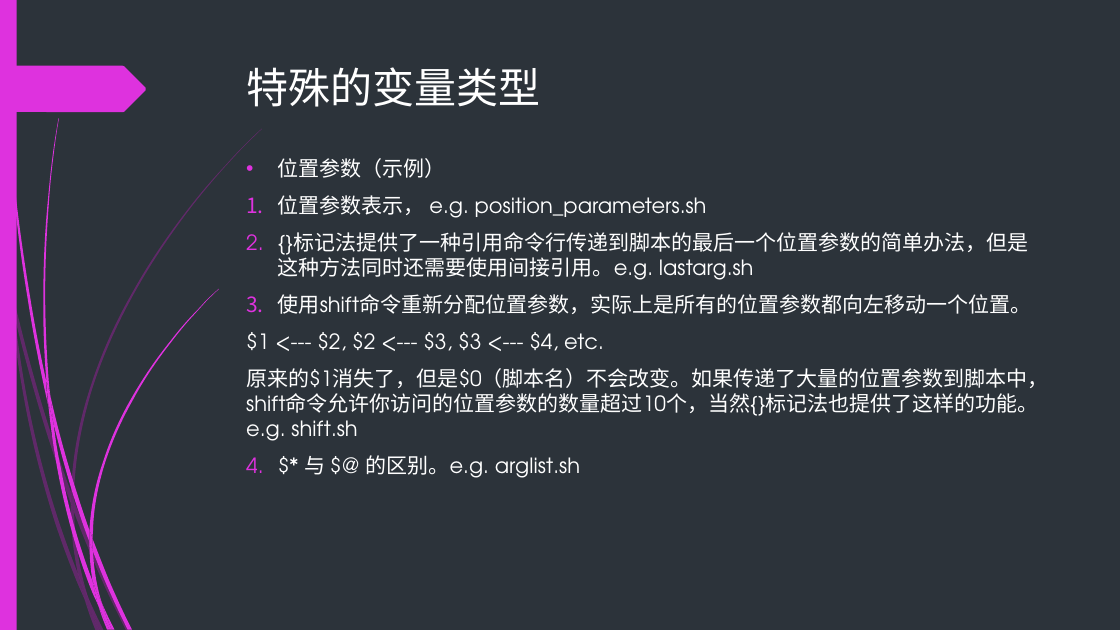
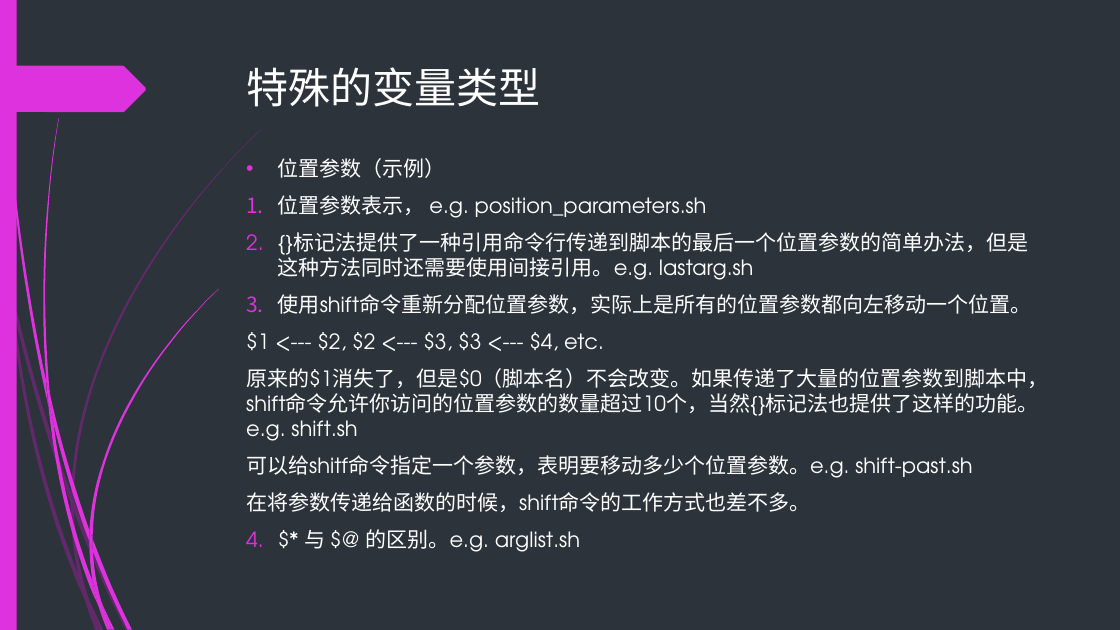
Before and after one commit to backup-ci/abs-train, a slide deck: slide 22 of Bash-scripting-guid.pptx. Drawn at 1120x630 pixels with LibreOffice and Linux fonts; fonts in the diff are those of the drawing. Boxes give left, top, right and bottom in pixels: in the first picture for what was removed or moved away, otherwise in the second. Text is boxed around its words. In the diff, an @@ line names an element or a change of style, - is before the commit and + after.

```diff
--- a/Bash-scripting-guid.pptx
+++ b/Bash-scripting-guid.pptx
@@ text at (246,455,972,512): paragraphs added @@
+可以给shitf命令指定一个参数，表明要移动多少个位置参数。e.g. shift-past.sh
+在将参数传递给函数的时候，shift命令的工作方式也差不多。
```
Also in this commit, not shown: 2 other slides changed, 14 slides added, 24 other files.
